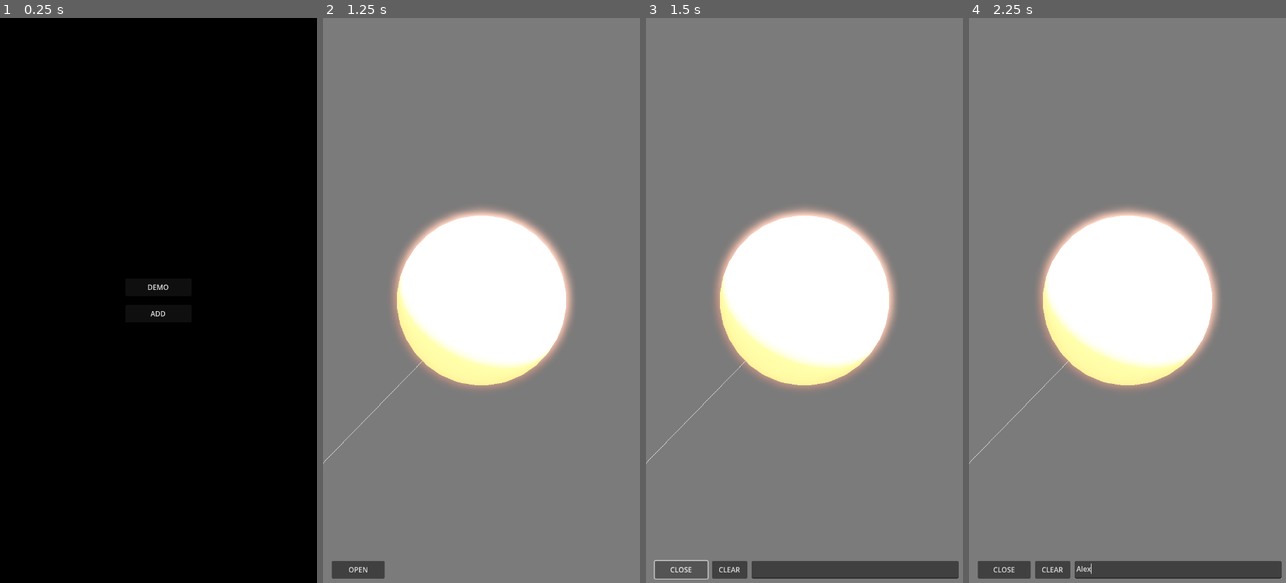
Above: before the commit, frames 1-4 (left to right).
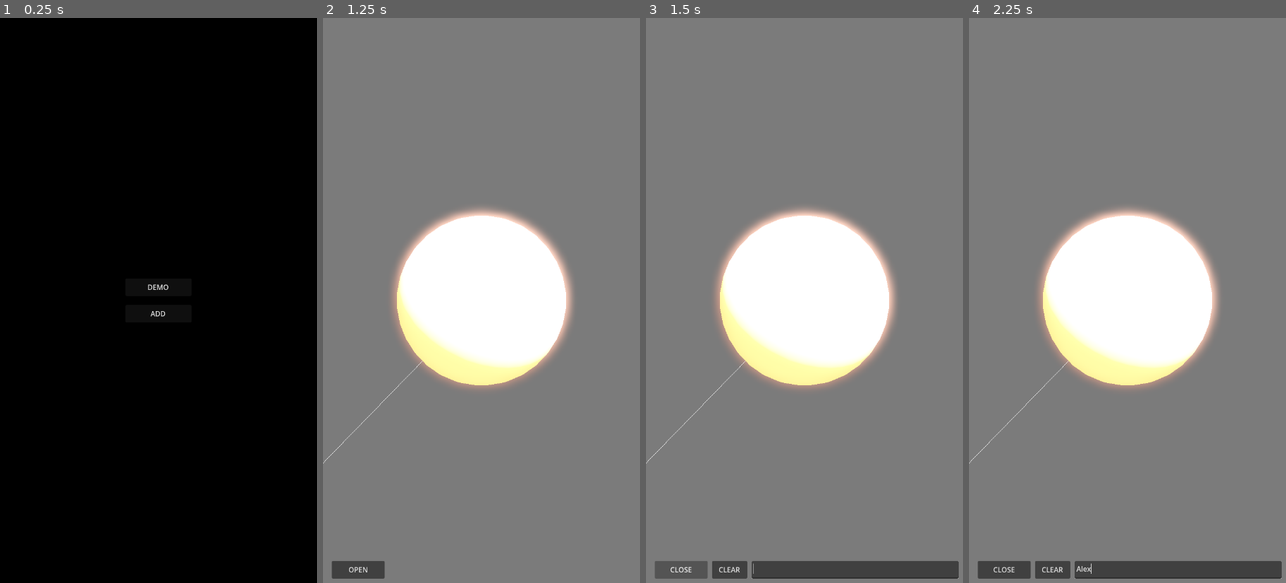
Above: after the commit, the same moments.

Repository: 0-5788719150923125/praxis
Game: Godot game, scene res://scenes/first_run.tscn
The game is run twice, just before and just after one commit, with the same random seed, the same clock (stepped at 60 frames per second) and the same inputs.
Inputs (mouse positions are in pixels of both pictures, inside the frame that each line leads up to):
- Up to frame 1 (0.25 s): no input
- Up to frame 2 (1.25 s): click "DEMO" at 0.5 s
- Up to frame 3 (1.5 s): click "OPEN" at 1.25 s
- Up to frame 4 (2.25 s): click (1178, 571) at 2.02 s; type "Alex" at 2.1 s

Frames 1-2 are identical in both runs. In frame 3, 0.1% of the frame differs, in the area x 2-99%, y 95-100%; in frame 4, nothing differs.

Commit message:
fix keyboard handling

Diff:
--- a/axis/scripts/chat_interface.gd
+++ b/axis/scripts/chat_interface.gd
@@ -4,6 +4,10 @@
 var prompt_manager = PromptManager.new()
 var is_keyboard_visible: bool = false
 var initial_viewport_height: float = 0.0
+var ignore_next_focus_exited: bool = false
+
+var previous_keyboard_height: int = 0  # New variable
+var keyboard_height: int = 0  # New variable
 
 # UI scaling constants
 const MOBILE_SCALE_FACTOR = 2.5
@@ -38,6 +42,23 @@
 	_apply_platform_scaling()
 	hide_chat_interface()
 
+
+func _process(_delta: float) -> void:
+	if OS.has_feature("mobile") and ui_root.visible:
+		previous_keyboard_height = keyboard_height
+		keyboard_height = DisplayServer.virtual_keyboard_get_height()
+
+		# Detect if the keyboard was closed by the user
+		if previous_keyboard_height > 0 and keyboard_height == 0:
+			# Keyboard was closed
+			print("Keyboard closed - closing chat interface")
+			hide_chat_interface()
+
+		# Optionally, detect if the keyboard was opened
+		elif previous_keyboard_height == 0 and keyboard_height > 0:
+			is_keyboard_visible = true
+			_update_input_position(true)
+
 func _initialize_components():
 	initial_viewport_height = get_viewport().get_visible_rect().size.y
 	input_field.wrap_mode = TextEdit.LINE_WRAPPING_BOUNDARY
@@ -138,10 +159,6 @@
 			if label:
 				_update_font_size(label, font_size)
 
-func _update_input_position(keyboard_visible: bool):
-	var offset = KEYBOARD_OFFSET if keyboard_visible and OS.has_feature("mobile") else 0
-	_update_layout_positions(base_button_height, base_input_margin, offset)
-
 # Variables to store layout values
 var base_button_height: int
 var base_input_margin: int
@@ -179,22 +196,45 @@
 	ui_root.show()
 	background_touch.show()
 	toggle_button.text = "CLOSE"
+	is_keyboard_visible = true
+	ignore_next_focus_exited = true  # Ignore the next focus_exited signal
+	input_field.grab_focus()
+	if OS.has_feature("mobile"):
+		DisplayServer.virtual_keyboard_show("default")
+		await get_tree().create_timer(0.05).timeout
+		_update_input_position(true)
 
 func hide_chat_interface() -> void:
 	ui_root.hide()
 	background_touch.hide()
 	toggle_button.text = "OPEN"
-	# Make sure to release focus when hiding
+	is_keyboard_visible = false
+	ignore_next_focus_exited = false  # Reset the flag
 	if input_field.has_focus():
 		input_field.release_focus()
+	if OS.has_feature("mobile"):
+		DisplayServer.virtual_keyboard_hide()
+		await get_tree().create_timer(0.05).timeout
+		_update_input_position(false)
+
+func _update_input_position(keyboard_visible: bool):
+	var offset = KEYBOARD_OFFSET if keyboard_visible and OS.has_feature("mobile") else 0
+	_update_layout_positions(base_button_height, base_input_margin, offset)
+
+func _on_focus_entered() -> void:
+	is_keyboard_visible = true
+	if OS.has_feature("mobile"):
+		await get_tree().create_timer(0.05).timeout
+		_update_input_position(true)
 
 func _on_focus_exited() -> void:
+	if ignore_next_focus_exited:
+		ignore_next_focus_exited = false  # Reset the flag
+		return  # Ignore this focus_exited event
 	is_keyboard_visible = false
 	_update_input_position(false)
-
-func _on_clear_button_pressed() -> void:
-	# Clear the conversation history
-	clear_chat_history()
+	if ui_root.visible:
+		hide_chat_interface()
 
 func clear_chat_history() -> void:
 	# Clear all messages from the UI
@@ -212,12 +252,6 @@
 
 	_setup_layout()
 	_update_message_sizes()
-
-func _on_focus_entered() -> void:
-	is_keyboard_visible = true
-	if OS.has_feature("mobile"):
-		await get_tree().create_timer(0.05).timeout
-		_update_input_position(true)
 
 func _on_background_touch(event: InputEvent) -> void:
 	if event is InputEventMouseButton and event.pressed:
@@ -237,6 +271,10 @@
 			if is_keyboard_visible:
 				_on_focus_exited()
 
+func _on_clear_button_pressed() -> void:
+	# Clear the conversation history
+	clear_chat_history()
+
 func _on_input_gui_input(event: InputEvent):
 	if event is InputEventKey and event.pressed and not event.shift_pressed:
 		if event.keycode in [KEY_ENTER, KEY_KP_ENTER]:
@@ -250,8 +288,8 @@
 		prompt_manager.add_message("INK", text)
 		send_to_api(prompt_manager.get_messages())
 		input_field.text = ""
-		if is_keyboard_visible:
-			input_field.release_focus()
+		# Retain focus to keep the keyboard open
+		input_field.grab_focus()
 
 func send_to_api(messages: Array):
 	var body = JSON.stringify({
